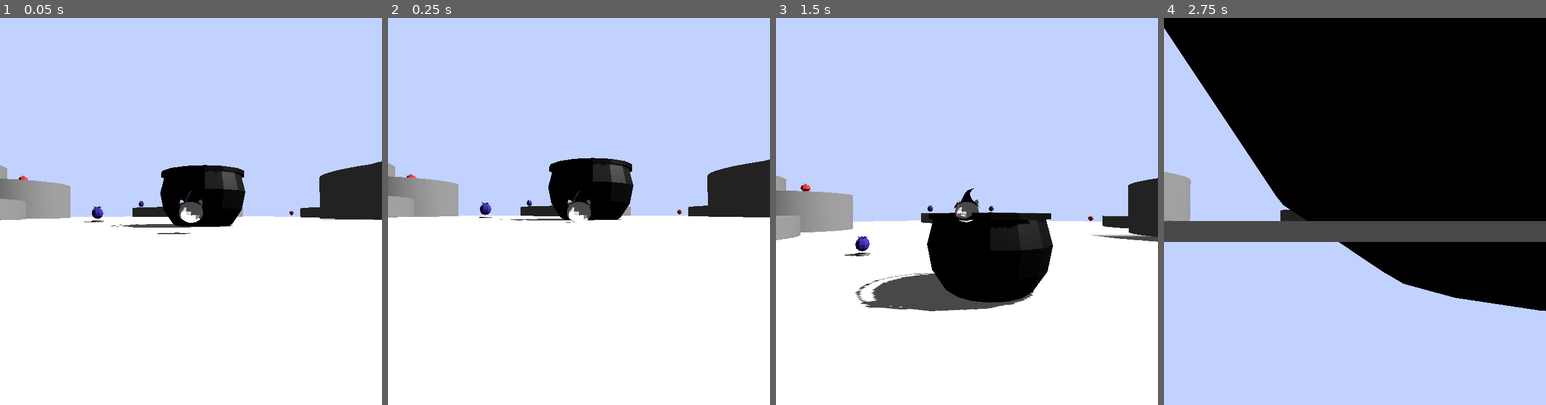
Above: before the commit, frames 1-4 (left to right).
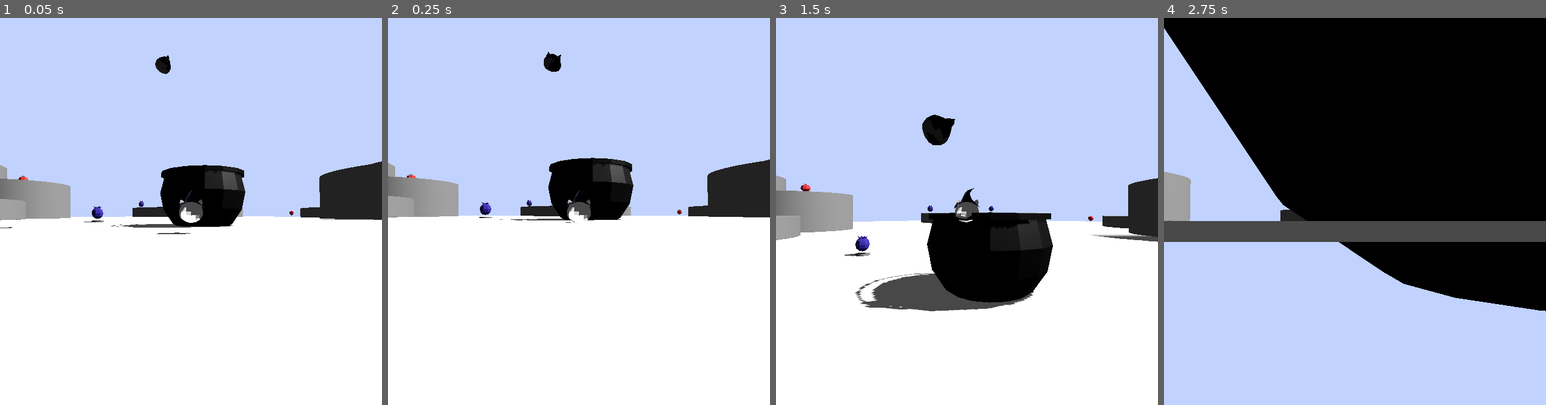
Above: after the commit, the same moments.

Repository: XMNNguyen/Godot-Wild-Jam-92
Game: Godot game, scene res://Scenes/main.tscn
The game is run twice, just before and just after one commit, with the same random seed, the same clock (stepped at 60 frames per second) and the same inputs.
Inputs (mouse positions are in pixels of both pictures, inside the frame that each line leads up to):
- Up to frame 1 (0.05 s): no input
- Up to frame 2 (0.25 s): no input
- Up to frame 3 (1.5 s): move the mouse to (986, 211) at 0.52 s; hold W (move_up) from 0.53 s (still down); click (986, 211) at 0.6 s; tap Space (jump) at 0.77 s; move the mouse to (947, 211) at 1.27 s; tap Shift (dash) at 1.35 s
- Up to frame 4 (2.75 s): keep holding W (move_up); tap Space (jump) at 1.52 s; click (1335, 211) at 1.55 s; move the mouse to (1362, 203) at 2.02 s; click (1362, 203) at 2.1 s

The runs differ from the first frame. In frame 1, 0.2% of the frame differs, in the area x 0-45%, y 9-55%; in frame 2, 0.2%; in frame 3, 0.5%, in the area x 38-47%, y 25-33%; in frame 4, nothing differs.

Commit message:
added enemy

Diff:
--- /dev/null
+++ b/godot-wild-jam-92/Scenes/enemy.tscn
@@ -0,0 +1,26 @@
+[gd_scene format=3 uid="uid://0wjqjdlyqp5g"]
+
+[ext_resource type="Script" uid="uid://cptapr6qbr4p6" path="res://Scripts/enemy.gd" id="1_1f0kj"]
+[ext_resource type="PackedScene" uid="uid://bkk46t74ias60" path="res://Art+Sprites/Enemies/Enemy_cat_angry.glb" id="2_afpow"]
+
+[sub_resource type="SphereShape3D" id="SphereShape3D_287tu"]
+radius = 0.8249054
+
+[node name="Enemy" type="CharacterBody3D" unique_id=848570606]
+script = ExtResource("1_1f0kj")
+
+[node name="Pivot" type="Node3D" parent="." unique_id=1031079750]
+
+[node name="Enemy_cat_angry" parent="Pivot" unique_id=2102829220 instance=ExtResource("2_afpow")]
+
+[node name="Hitbox" type="Area3D" parent="." unique_id=506810105]
+collision_layer = 10
+collision_mask = 2
+
+[node name="CollisionShape3D" type="CollisionShape3D" parent="Hitbox" unique_id=719828909]
+transform = Transform3D(1, 0, 0, 0, 1, 0, 0, 0, 1, 0, -0.023106456, 0)
+shape = SubResource("SphereShape3D_287tu")
+
+[node name="TimeToLive" type="Timer" parent="." unique_id=947239843]
+
+[connection signal="timeout" from="TimeToLive" to="." method="_on_time_to_live_timeout"]
--- a/godot-wild-jam-92/Scenes/main.tscn
+++ b/godot-wild-jam-92/Scenes/main.tscn
@@ -4,6 +4,7 @@
 [ext_resource type="PackedScene" uid="uid://bymv4u4xnm543" path="res://Scenes/level.tscn" id="1_jjgbg"]
 [ext_resource type="PackedScene" uid="uid://tyxyb8u2ab00" path="res://Scenes/player.tscn" id="2_bo1nx"]
 [ext_resource type="PackedScene" uid="uid://cajj7c5jy3enk" path="res://Scenes/ui.tscn" id="2_ynf5e"]
+[ext_resource type="PackedScene" uid="uid://0wjqjdlyqp5g" path="res://Scenes/enemy.tscn" id="5_kry3j"]
 
 [sub_resource type="Environment" id="Environment_344ge"]
 background_mode = 1
@@ -31,3 +32,6 @@
 
 [node name="WorldEnvironment" type="WorldEnvironment" parent="." unique_id=1553727087]
 environment = SubResource("Environment_344ge")
+
+[node name="Enemy" parent="." unique_id=848570606 instance=ExtResource("5_kry3j")]
+transform = Transform3D(1, 0, 0, 0, 1, 0, 0, 0, 1, -13.242762, 18.664406, 121.382614)
--- a/godot-wild-jam-92/Scenes/player.tscn
+++ b/godot-wild-jam-92/Scenes/player.tscn
@@ -55,8 +55,8 @@
 
 [node name="Hurtbox" type="Area3D" parent="." unique_id=971749807]
 transform = Transform3D(1, 0, 0, 0, 1, 0, 0, 0, 1, 0, -0.19376159, 0)
-collision_layer = 4
-collision_mask = 4
+collision_layer = 10
+collision_mask = 8
 
 [node name="CollisionShape3D" type="CollisionShape3D" parent="Hurtbox" unique_id=2039139978]
 transform = Transform3D(1, 0, 0, 0, 1, 0, 0, 0, 1, 0, 0.07228696, 0)
--- /dev/null
+++ b/godot-wild-jam-92/Scripts/enemy.gd
@@ -0,0 +1,29 @@
+class_name Enemy
+extends CharacterBody3D
+
+
+@export var SPEED : float = 5.0
+@export var TIME_TO_LIVE : float = 5
+
+@onready var player : Player = get_tree().get_first_node_in_group("player")
+
+
+func _ready() -> void:
+	$TimeToLive.start(TIME_TO_LIVE)
+
+
+func _physics_process(delta: float) -> void:
+	move(delta)
+	move_and_slide()
+
+
+func move(delta: float):
+	var direction = position.direction_to(player.position).normalized()
+
+	var target_basis = Basis.looking_at(direction.normalized())
+	$Pivot.basis = $Pivot.basis.slerp(target_basis, 0.2)
+	velocity = direction * SPEED
+
+
+func _on_time_to_live_timeout() -> void:
+	queue_free()
--- a/godot-wild-jam-92/Scripts/player.gd
+++ b/godot-wild-jam-92/Scripts/player.gd
@@ -88,7 +88,8 @@
 	## ITEM PICKUP AND DROP
 	if Input.is_action_just_pressed("pickup") and picked_up:
 		picked_up.is_picked_up = false
-		picked_up.apply_central_impulse((-$Pivot.global_transform.basis.z * THROW_SPEED * picked_up.mass) + (Vector3(velocity.x, 10, velocity.z) * VELOCITY_SCALE * picked_up.mass))
+		var throw_dir = Vector3(-$Pivot.global_transform.basis.z.x, 0, -$Pivot.global_transform.basis.z.z)
+		picked_up.apply_central_impulse((throw_dir * THROW_SPEED * picked_up.mass) + (Vector3(velocity.x, 20, velocity.z) * VELOCITY_SCALE * picked_up.mass))
 		picked_up = null
 	elif Input.is_action_just_pressed("pickup") and target:
 		target.is_picked_up = true
@@ -138,10 +139,9 @@
 
 
 func _on_hurtbox_area_entered(area: Area3D) -> void:
+	print(area.name)
 	if (area.name == "Hitbox"):
-		$"../SpawnTimer".stop()
 		queue_free()
-		$"../UI/RetryButton".show()
 
 
 func _on_pickup_range_area_entered(area: Area3D) -> void:
Not shown, added: godot-wild-jam-92/Scripts/enemy.gd.uid
